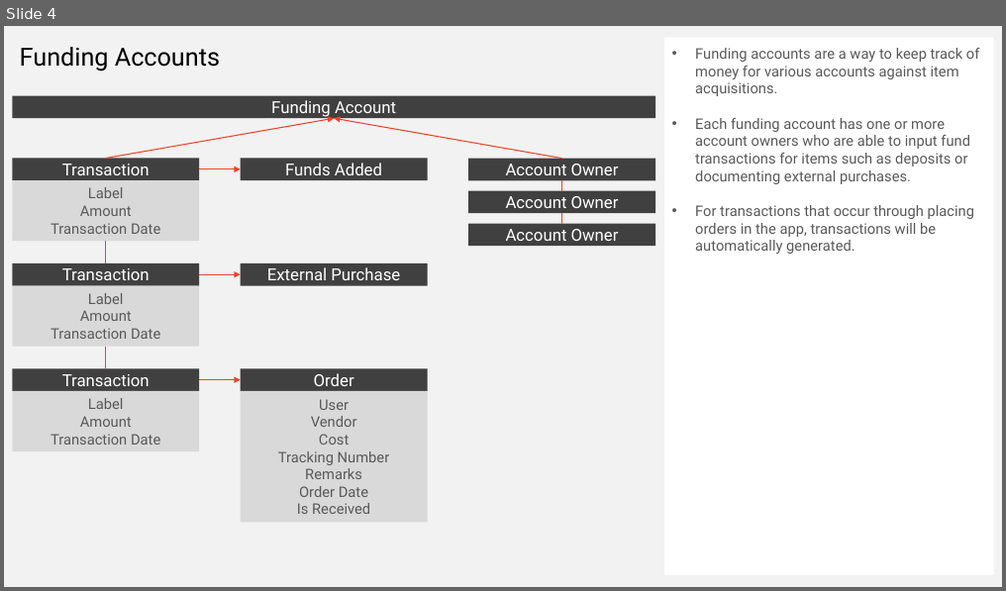
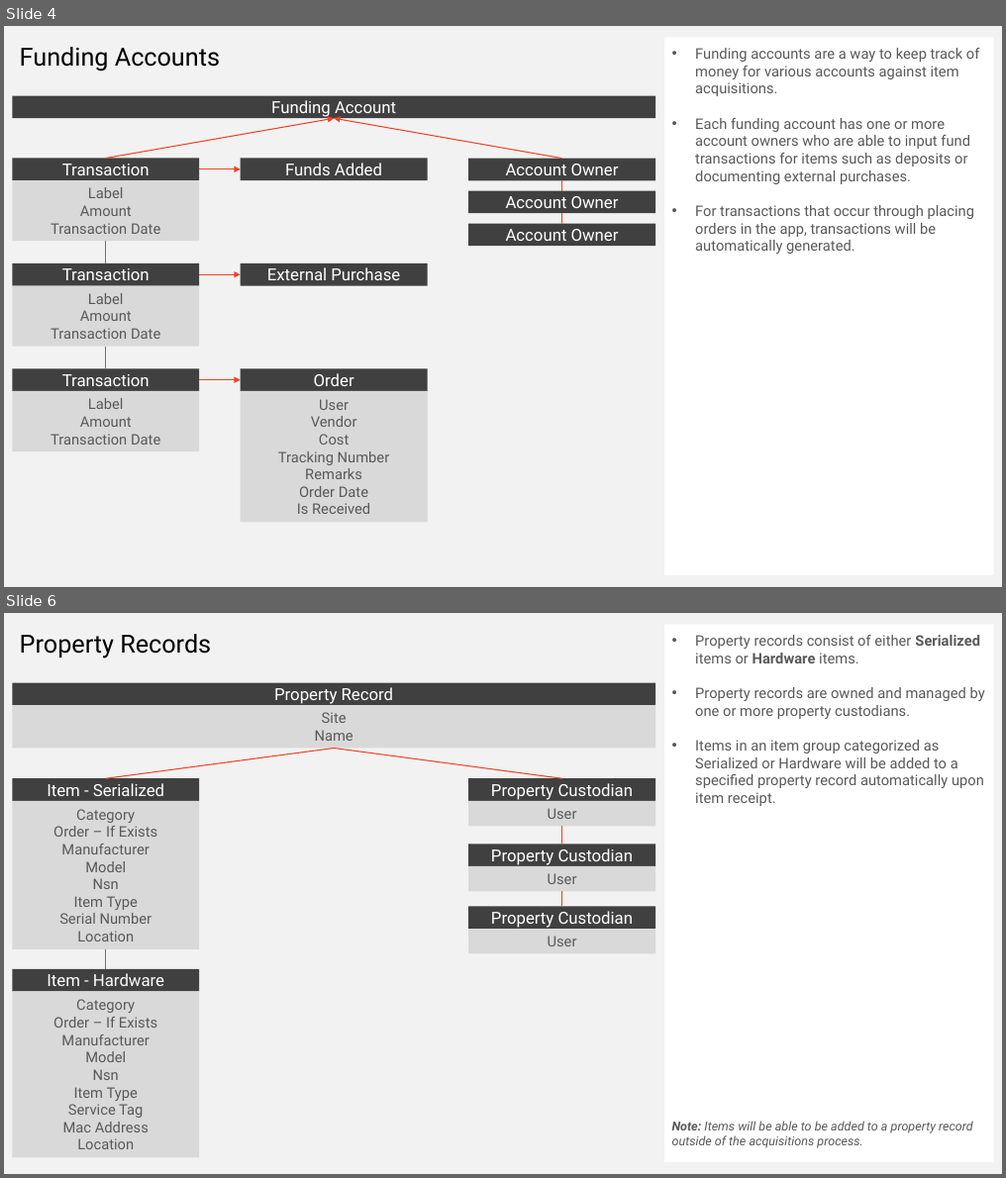
Before and after one commit to ssdooley/logistics-db-planning, a slide deck: documents/logistics-workflow.pptx. Shown one above the other, each under a label of ours: slide 4 before the commit, slides 4 and 6 after it; the slides between them are not shown. The pictures are 1006x591 and 1006x1178 pixels, drawn with LibreOffice and Linux fonts; fonts in the diff are those of the drawing. Boxes give left, top, right and bottom in pixels: in the first picture for what was removed or moved away, otherwise in the second. Text is boxed around its words. In the diff, an @@ line names an element or a change of style, - is before the commit and + after.

Commit message:
add inventory log user

```diff
--- a/documents/logistics-workflow.pptx
+++ b/documents/logistics-workflow.pptx
@@ slide 6 added at (4,613,1002,1174), background #F2F2F2 @@
@@ text added at (20,634,211,659), 24 pt, text #000000 @@
+Property Records
@@ rectangle added at (665,624,994,1162), fill #FFFFFF, 14 pt, text #595959 @@
+• Property records consist of either Serialized items or Hardware items.
+• Property records are owned and managed by one or more property custodians.
+• Items in an item group categorized as Serialized or Hardware will be added to a specified property record automatically upon item receipt.
+Note: Items will be able to be added to a property record outside of the acquisitions process.
@@ group added at (12,682,655,1158): 12 rectangles, 5 lines @@
+Property Record
+Item - Serialized
+Category
+Order – If Exists
+Manufacturer
+Model
+Nsn
+Item Type
+Serial Number
+Location
+Property Custodian
+User
+Property Custodian
+User
+Property Custodian
+User
+Site
+Name
+Item - Hardware
+Category
+Order – If Exists
+Manufacturer
+Model
+Nsn
+Item Type
+Service Tag
+Mac Address
+Location
```
Also in this commit, not shown: 1 slide changed, 7 other files.
